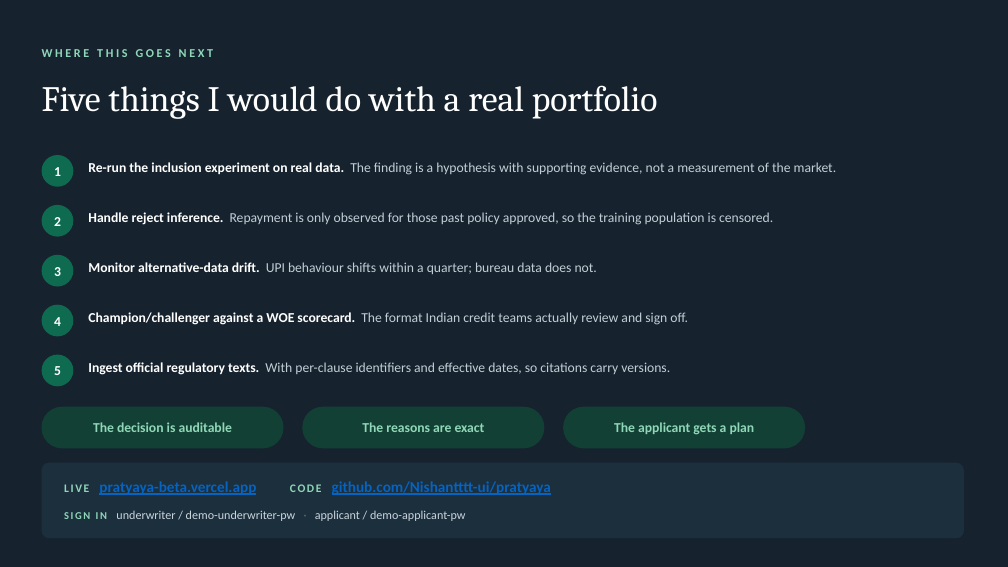
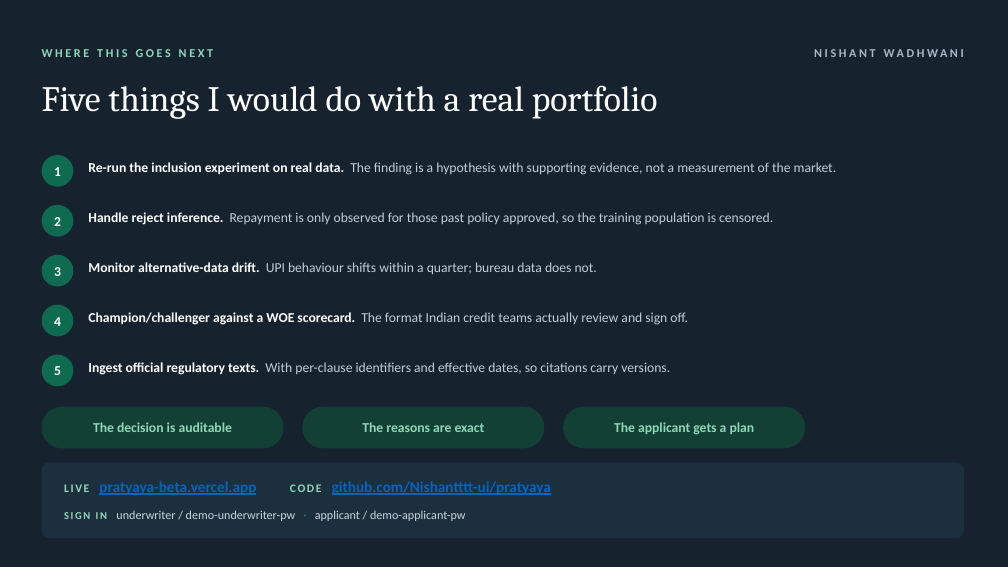
Before and after one commit to Nishantttt-ui/pratyaya, a slide deck: slide 33 of docs/Pratyaya-Synchrony-Hackathon.pptx. Drawn at 1008x567 pixels with LibreOffice and Linux fonts; fonts in the diff are those of the drawing. Boxes give left, top, right and bottom in pixels: in the first picture for what was removed or moved away, otherwise in the second. Text is boxed around its words. In the diff, an @@ line names an element or a change of style, - is before the commit and + after.

```diff
--- a/docs/Pratyaya-Synchrony-Hackathon.pptx
+++ b/docs/Pratyaya-Synchrony-Hackathon.pptx
@@ text added at (814, 49, 964, 57), 11.5 pt, text #A8B8C4, bold @@
+NISHANT WADHWANI
```
Also in this commit, not shown: 8 other slides changed, 9 other files.
